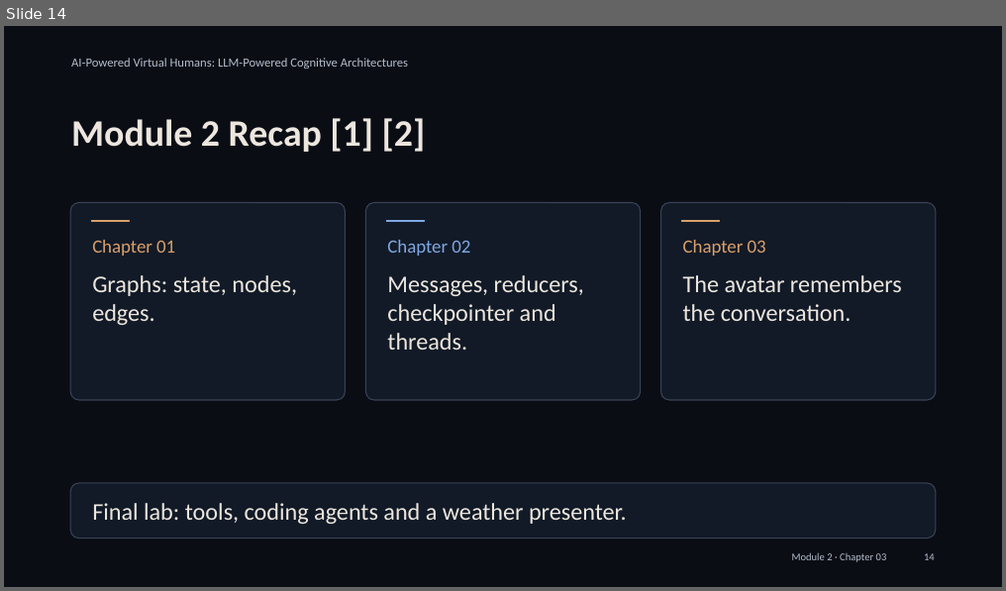
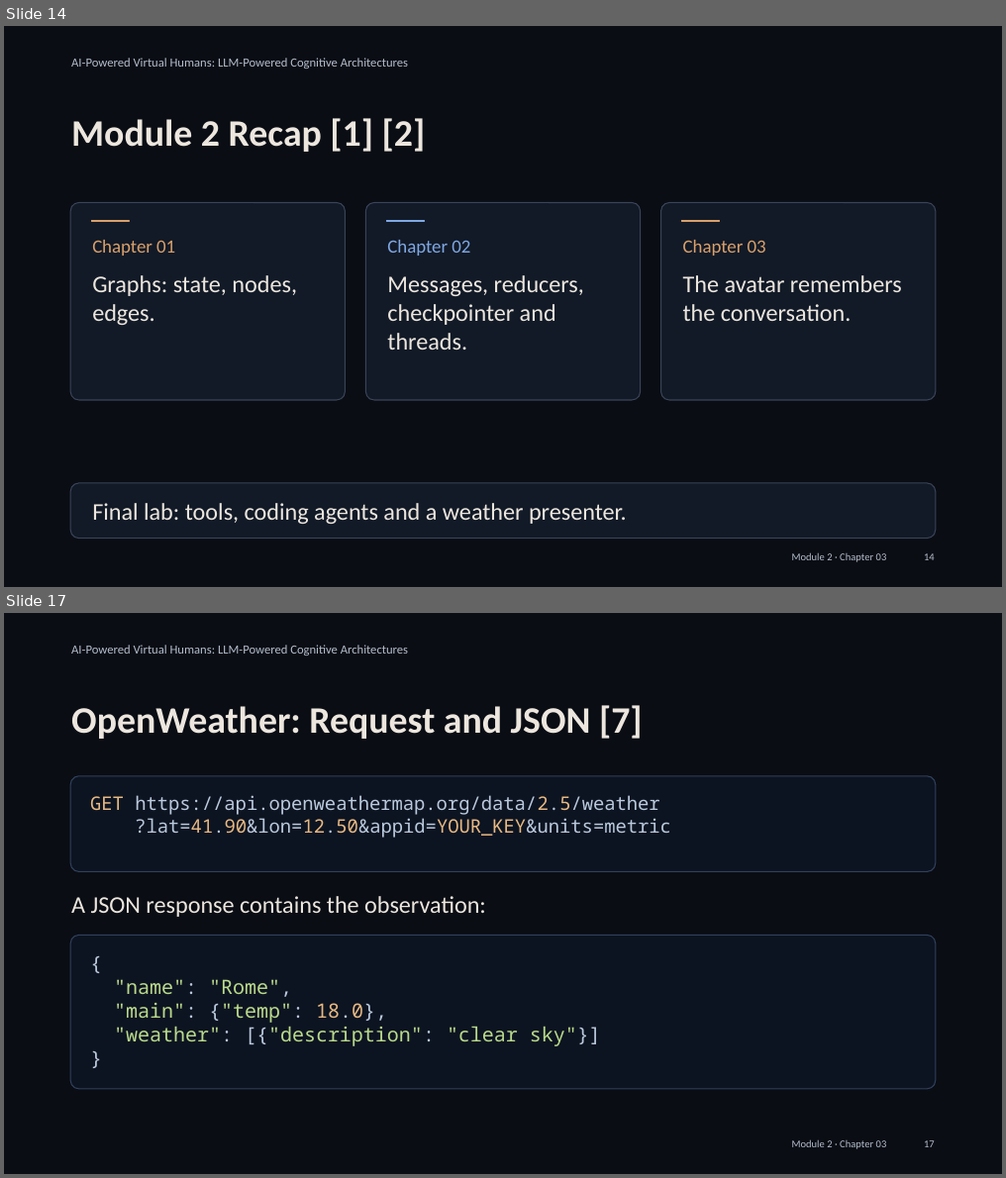
Before and after one commit to alessandropec/virtual-humans-cognitive-architectures, a slide deck: virtual_human_course/Module_2/Chapter_03/Slides/Module_2_Chapter_03_Integration_with_the_Virtual_Human.pptx. Shown one above the other, each under a label of ours: slide 14 before the commit, slides 14 and 17 after it; the slides between them are not shown. The pictures are 1006x591 and 1006x1178 pixels, drawn with LibreOffice and Linux fonts; fonts in the diff are those of the drawing. Boxes give left, top, right and bottom in pixels: in the first picture for what was removed or moved away, otherwise in the second. Text is boxed around its words. In the diff, an @@ line names an element or a change of style, - is before the commit and + after.

Commit message:
Simplify tool lesson and split coding-agent exercises into game, weather and whiteboard

```diff
--- a/virtual_human_course/Module_2/Chapter_03/Slides/Module_2_Chapter_03_Integration_with_the_Virtual_Human.pptx
+++ b/virtual_human_course/Module_2/Chapter_03/Slides/Module_2_Chapter_03_Integration_with_the_Virtual_Human.pptx
@@ slide 17 added at [4,613,1002,1174], background #0A0D14 @@
@@ text added at [71,645,408,656], 9 pt, text #B4BDCB @@
+AI-Powered Virtual Humans: LLM-Powered Cognitive Architectures
@@ text added at [71,705,643,739], 27 pt, text #ECE6DE, bold @@
+OpenWeather: Request and JSON [7]
@@ rounded rectangle added at [71,776,936,872], fill #0D1421, outline #30415D 0.75 pt @@
@@ text added at [90,795,671,838], 13.5 pt, text #BAC9DD @@
+GET https://api.openweathermap.org/data/2.5/weather
+?lat=41.90&lon=12.50&appid=YOUR_KEY&units=metric
@@ text added at [71,896,486,917], 17.2 pt, text #ECE6DE @@
+A JSON response contains the observation:
@@ rounded rectangle added at [71,936,936,1089], fill #0D1421, outline #30415D 0.75 pt @@
@@ text added at [114,979,601,1047], 14.2 pt, text #B9DA8B @@
+{
+"name": "Rome",
+"main": {"temp": 18.0},
+"weather": [{"description": "clear sky"}]
+}
@@ text added at [792,1140,887,1150], 7.5 pt, text #B4BDCB @@
+Module 2 · Chapter 03
@@ text added at [924,1141,935,1148], 7.5 pt, text #B4BDCB @@
+17
```
Also in this commit, not shown: 7 slides changed, 8 other slides added, 8 slides removed, 3 other files.
